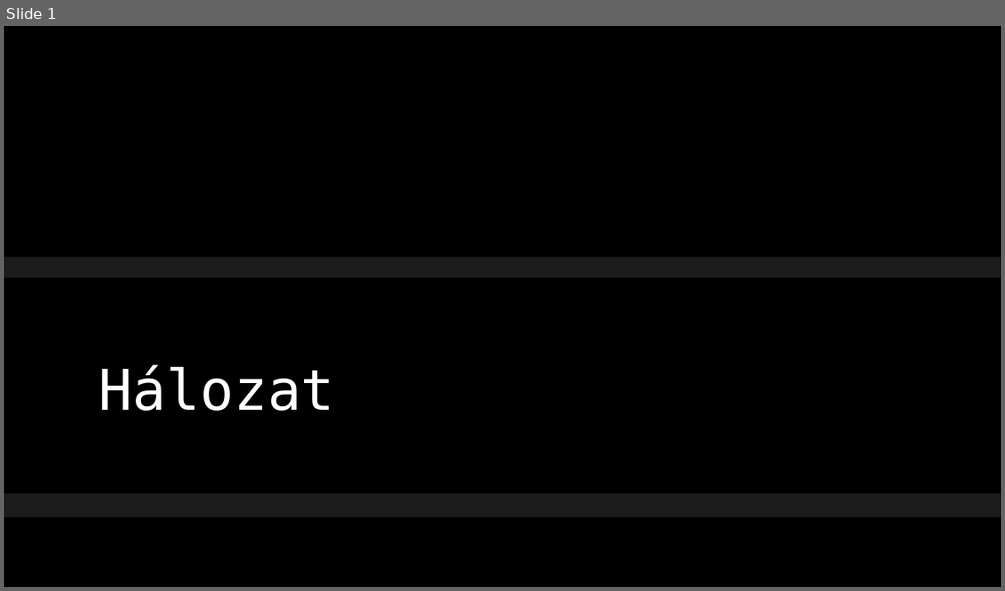
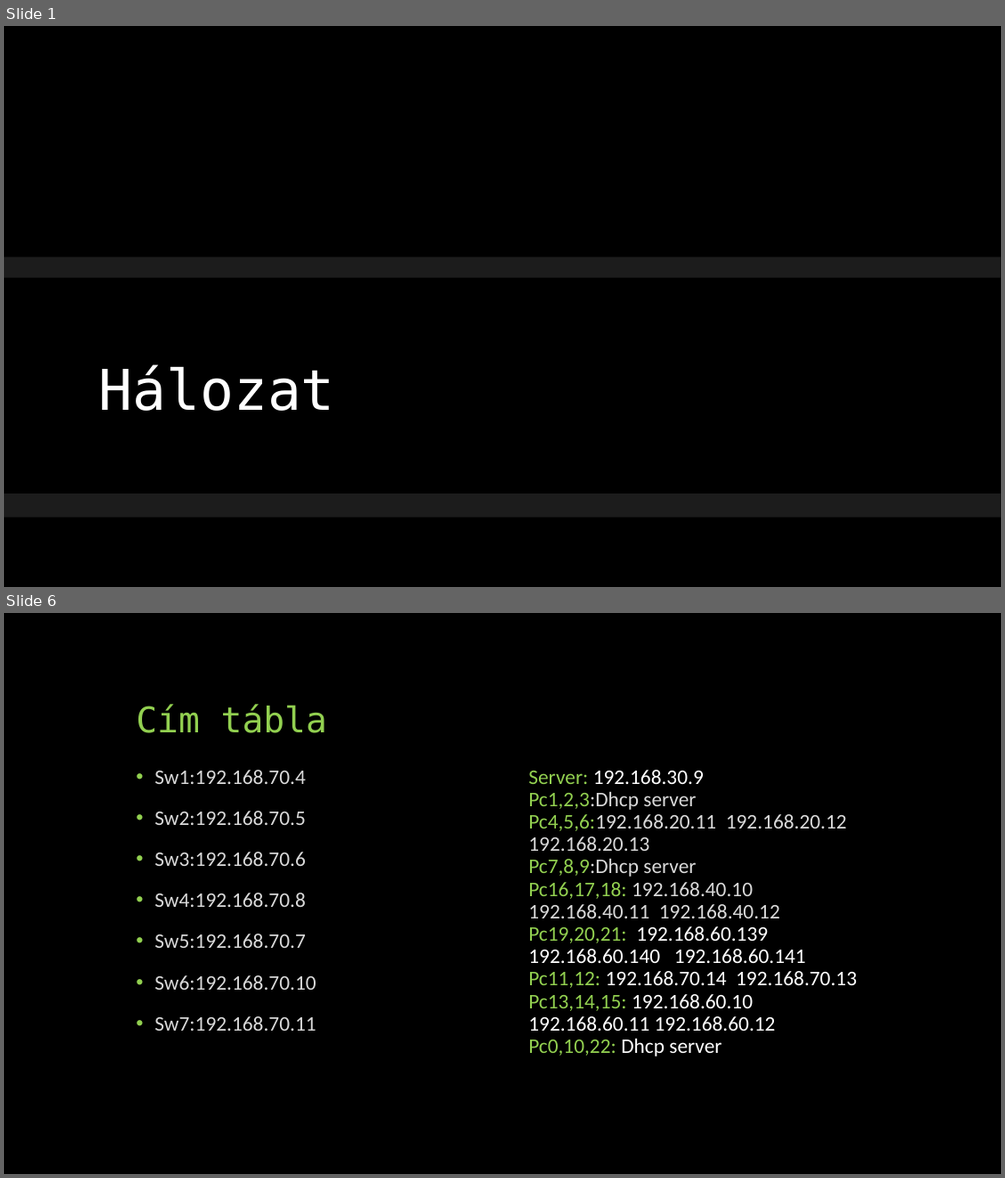
Before and after one commit to ati0002/Nagy-H-lozat-, a slide deck: igen.pptx. Shown one above the other, each under a label of ours: slide 1 before the commit, slides 1 and 6 after it; the slides between them are not shown. The pictures are 1005x591 and 1005x1178 pixels, drawn with LibreOffice and Linux fonts; fonts in the diff are those of the drawing; background and template pictures are left out. Boxes give left, top, right and bottom in pixels: in the first picture for what was removed or moved away, otherwise in the second. Text is boxed around its words. In the diff, an @@ line names an element or a change of style, - is before the commit and + after.

```diff
--- a/igen.pptx
+++ b/igen.pptx
@@ slide 6 added at [4, 613, 1001, 1174], background #000000 @@
@@ title added at [136, 704, 327, 733], 34 pt, text #92D050 @@
+Cím tábla
@@ text added at [154, 770, 316, 1030], 20 pt, text #D9D9D9 @@
+• Sw1:192.168.70.4
+• Sw2:192.168.70.5
+• Sw3:192.168.70.6
+• Sw4:192.168.70.8
+• Sw5:192.168.70.7
+• Sw6:192.168.70.10
+• Sw7:192.168.70.11
@@ text added at [528, 770, 857, 1056], 20 pt, text #FFFFFF @@
+Server: 192.168.30.9
+Pc1,2,3:Dhcp server
+Pc4,5,6:192.168.20.11 192.168.20.12
+192.168.20.13
+Pc7,8,9:Dhcp server
+Pc16,17,18: 192.168.40.10 192.168.40.11 192.168.40.12
+Pc19,20,21: 192.168.60.139 192.168.60.140 192.168.60.141
+Pc11,12: 192.168.70.14 192.168.70.13
+Pc13,14,15: 192.168.60.10 192.168.60.11 192.168.60.12
+Pc0,10,22: Dhcp server
```
Also in this commit, not shown: 1 slide changed, 3 other slides added, 1 other file.
